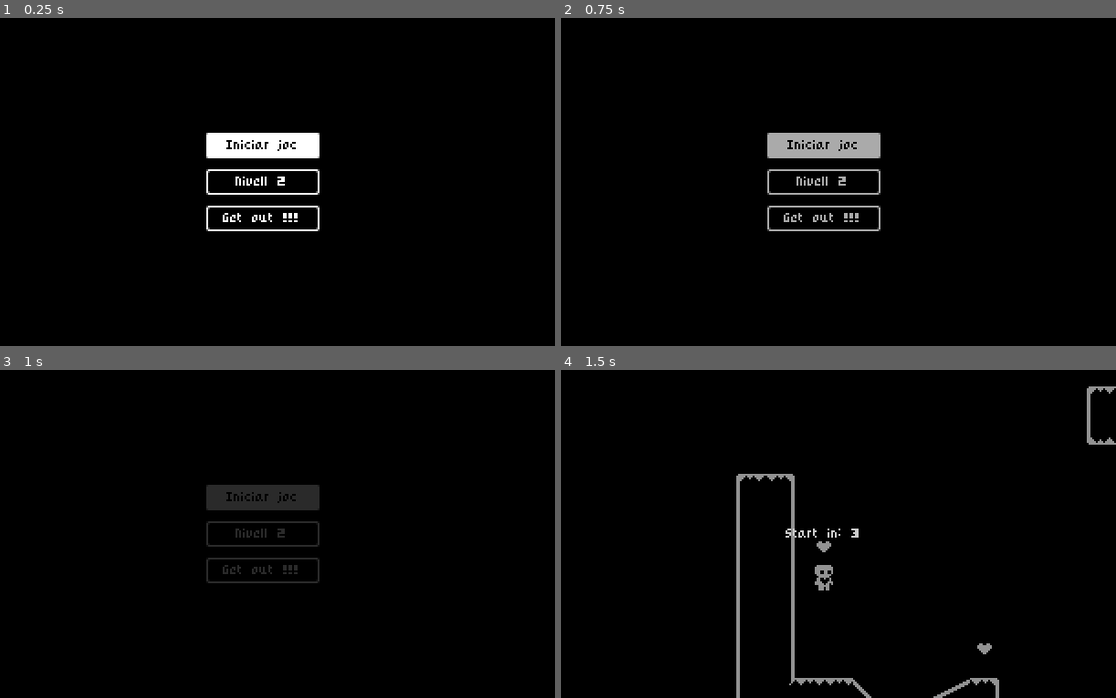
Above: before the commit, frames 1-4 (two rows, left to right).
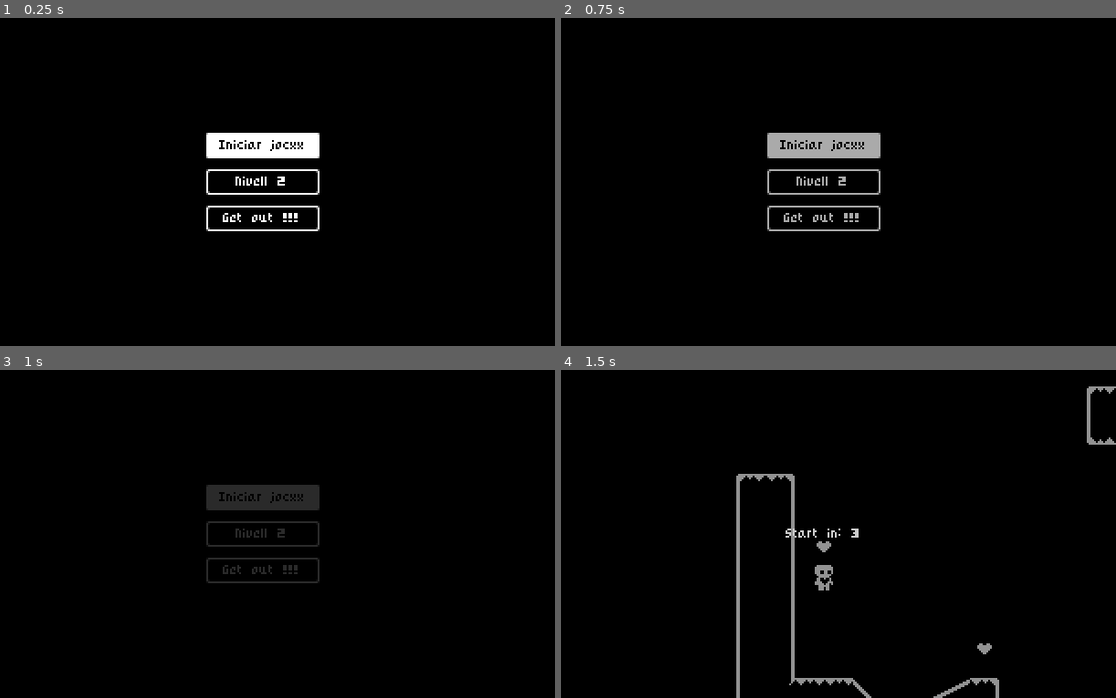
Above: after the commit, the same moments.

Repository: VictorProfe/Claret-plataformer
Game: Godot game, scene res://Menus/Menu inici/start_menu.tscn
The game is run twice, just before and just after one commit, with the same random seed, the same clock (stepped at 60 frames per second) and the same inputs.
Inputs:
- Up to frame 1 (0.25 s): no input
- Up to frame 2 (0.75 s): click "Iniciar joc" (after the commit: "Iniciar jocxx") at 0.5 s
- Up to frame 3 (1 s): no input
- Up to frame 4 (1.5 s): hold Right (move_right) from 1.28 s (still down)

The runs differ from the first frame. In frame 1, 0.2% of the frame differs, in the area x 39-55%, y 37-41%; in frame 2, 0.2%; in frame 3, 0.2%; in frame 4, nothing differs.

Commit message:
Iniciar joxxx modificat

Diff:
--- a/Menus/Menu inici/start_menu.tscn
+++ b/Menus/Menu inici/start_menu.tscn
@@ -17,7 +17,7 @@
 unique_name_in_owner = true
 custom_minimum_size = Vector2(64, 16)
 layout_mode = 2
-text = "Iniciar joc"
+text = "Iniciar jocxx"
 
 [node name="Lvl2" type="Button" parent="VBoxContainer"]
 custom_minimum_size = Vector2(64, 16)
